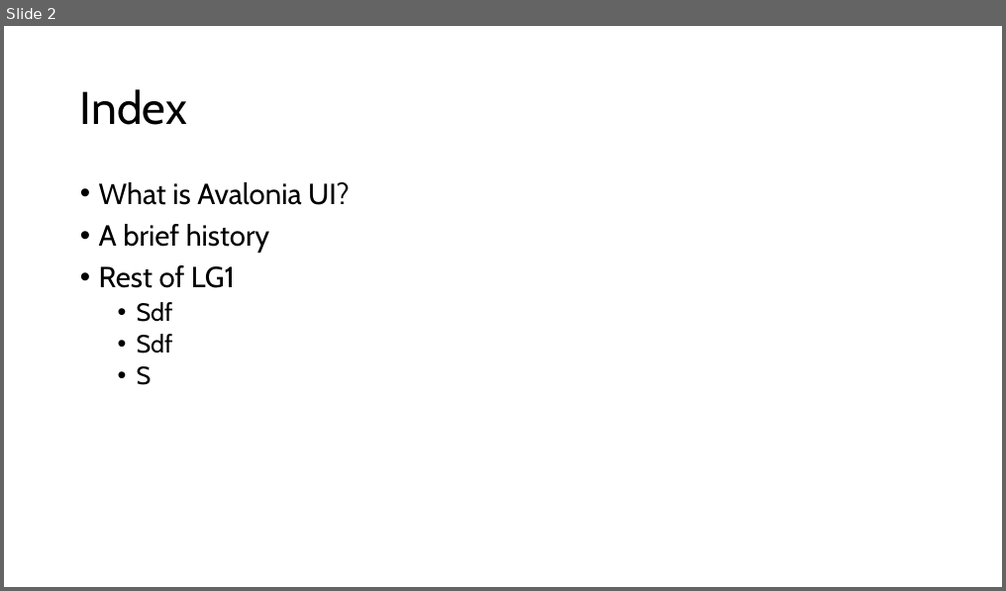
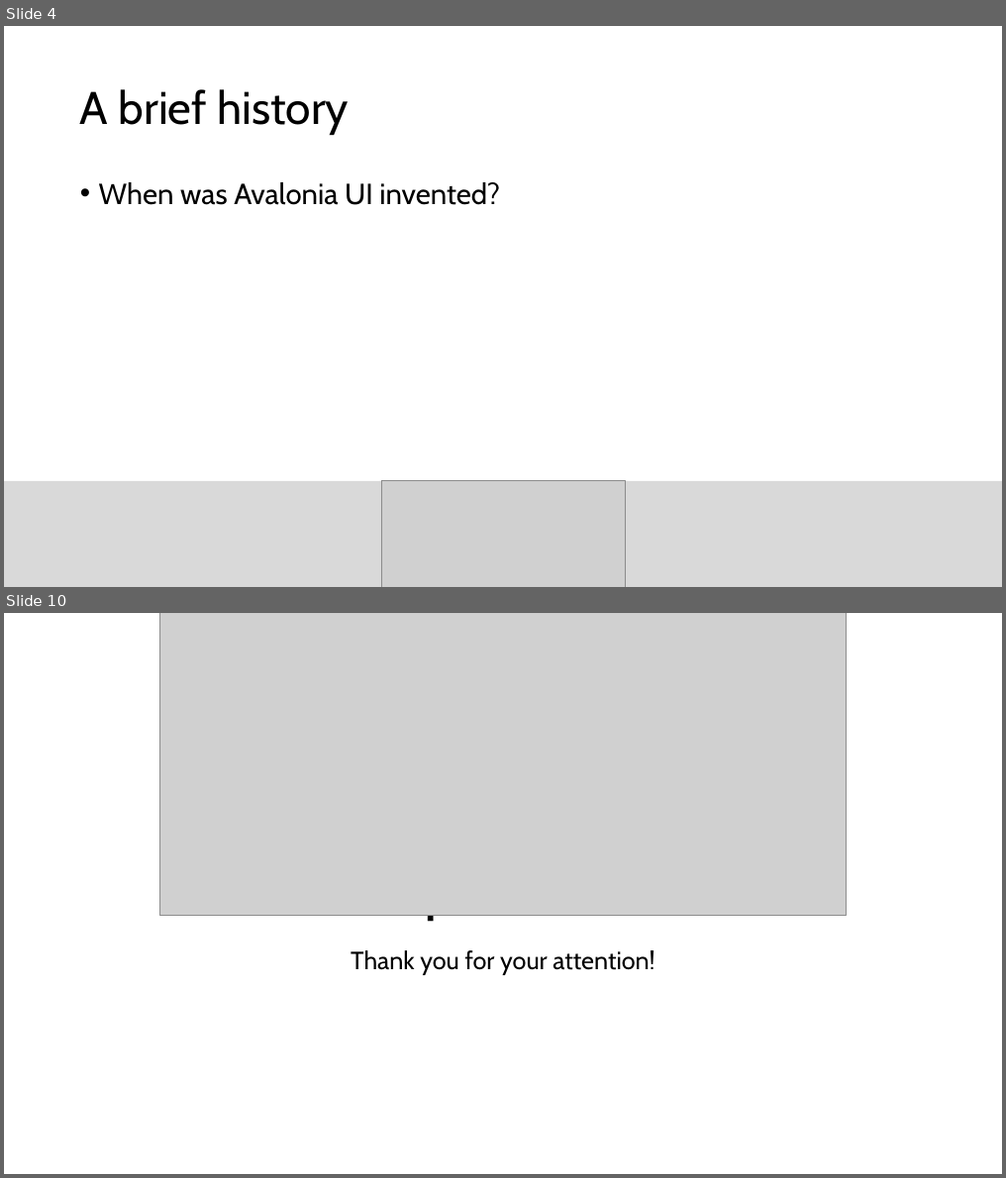
Before and after one commit to sebivenlo/esd-2024-avaloniaui, a slide deck: presentation/AvaloniaUI_presentation.pptx. Shown one above the other, each under a label of ours: slide 2 before the commit, slides 4 and 10 after it; the slides between them are not shown. The pictures are 1006x591 and 1006x1178 pixels, drawn with LibreOffice and Linux fonts; fonts in the diff are those of the drawing; grey boxes stand for pictures. Boxes give left, top, right and bottom in pixels: in the first picture for what was removed or moved away, otherwise in the second. Text is boxed around its words. In the diff, an @@ line names an element or a change of style, - is before the commit and + after.

```diff
--- a/presentation/AvaloniaUI_presentation.pptx
+++ b/presentation/AvaloniaUI_presentation.pptx
@@ slide 10 added at [4,613,1002,1174], background #FFFFFF @@
@@ picture added at [159,613,846,916] @@
@@ title added at [190,915,817,921], 60 pt, text #000000 @@
+Workshop 14th October
@@ subtitle added at [350,951,654,975], 24 pt, text #000000 @@
+Thank you for your attention!
@@ what was slide 2 is now slide 4 @@
@@ slide 4 changed as well @@
@@ title at [80,89,349,135]: text changed @@
-Index
+A brief history
@@ text at [99,182,500,205]: text changed @@
-• What is Avalonia UI?
-• A brief history
-• Rest of LG1
-  • Sdf
-  • Sdf
-  • S
+• When was Avalonia UI invented?
@@ rectangle added at [4,481,1002,587], fill #D9D9D9 @@
@@ picture added at [381,481,626,587] @@
```
Also in this commit, not shown: 1 other slide changed, 7 other slides added, 1 slide removed.
